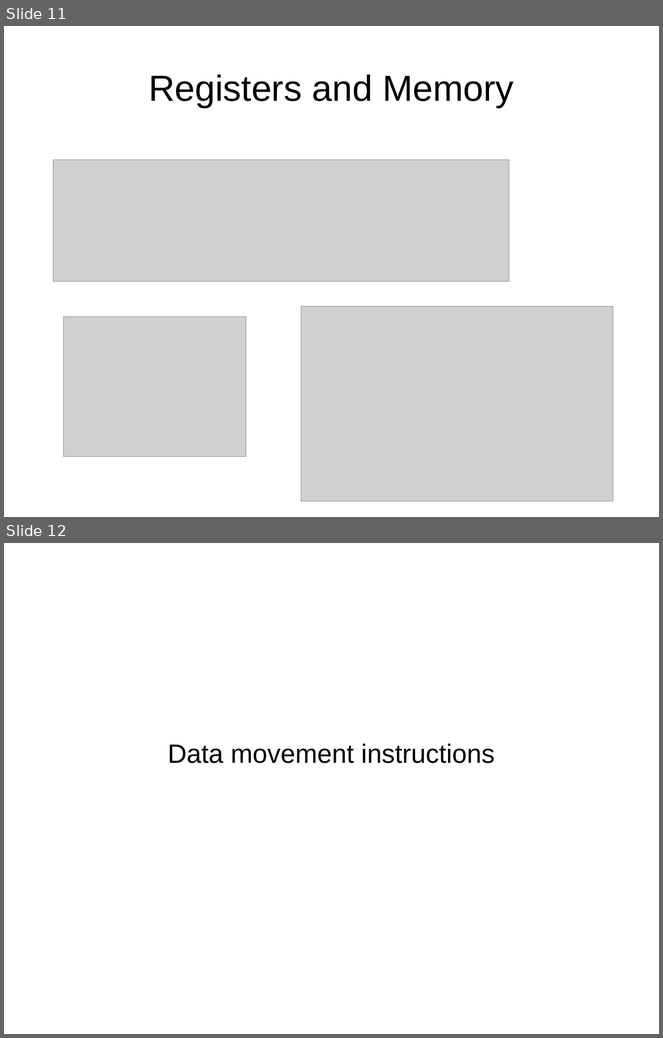
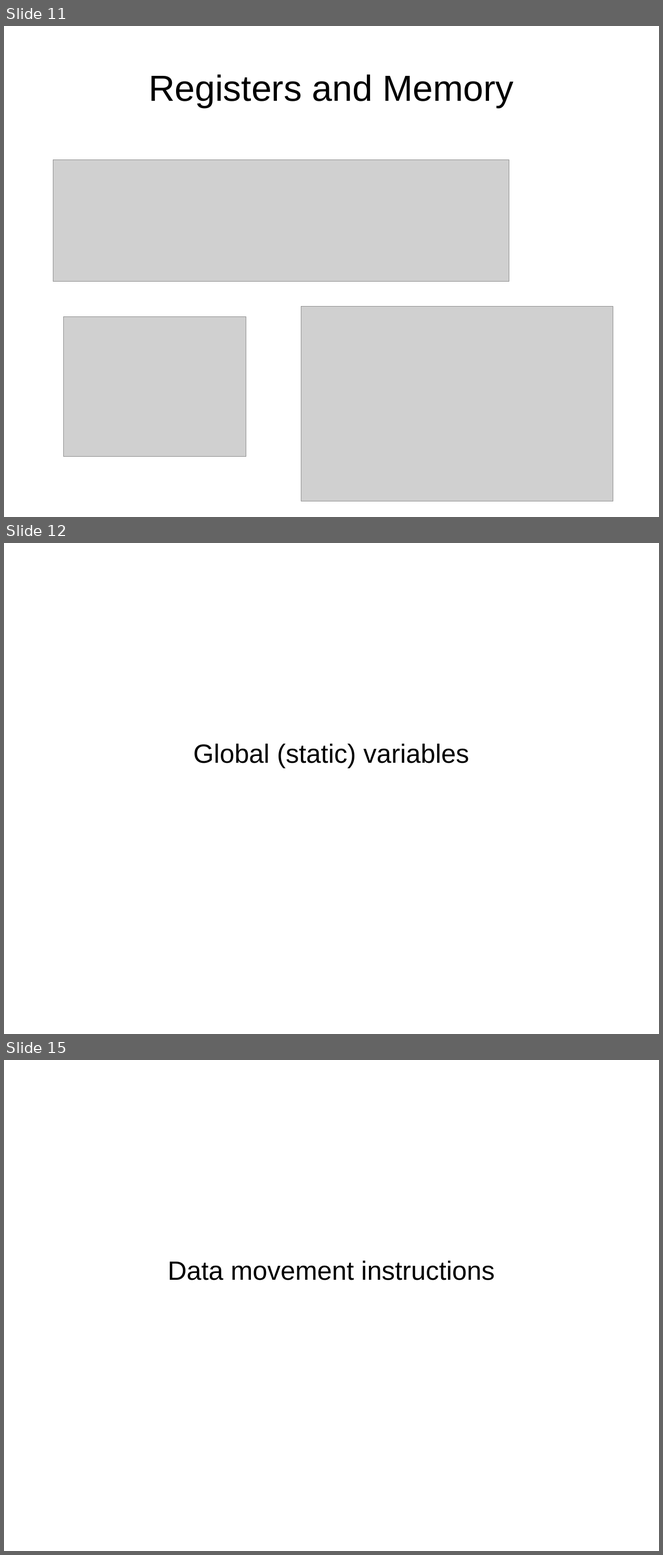
Before and after one commit to antonburtsev/cs5460, a slide deck: lectures/lecture03-x86-asm/lecture03-x86-asm.odp. Shown one above the other, each under a label of ours: slides 11 and 12 before the commit, slides 11, 12 and 15 after it; the slides between them are not shown. The pictures are 663x1038 and 663x1555 pixels, drawn with LibreOffice and Linux fonts; fonts in the diff are those of the drawing; grey boxes stand for pictures. Boxes give left, top, right and bottom in pixels: in the first picture for what was removed or moved away, otherwise in the second. Text is boxed around its words. In the diff, an @@ line names an element or a change of style, - is before the commit and + after.

```diff
--- a/lectures/lecture03-x86-asm/lecture03-x86-asm.odp
+++ b/lectures/lecture03-x86-asm/lecture03-x86-asm.odp
@@ slide 12 added at [4,543,659,1034], background #FFFFFF @@
@@ subtitle added at [193,744,469,769], 32 pt, text #000000 @@
+Global (static) variables
@@ what was slide 12 is now slide 15 @@
```
Also in this commit, not shown: 2 slides changed, 2 other slides added, 1 other file.
